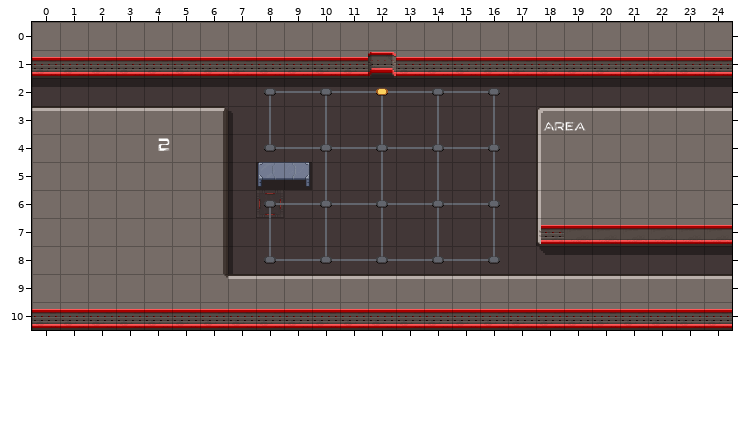
An edit to a level. Tiled map, cocos/Code/assets/resources/map/map_3-1-E-2.tmx. The picture above was drawn from the file before the commit.
Cells are 32x32 px. Shown: x 0..24, y 0..10.
And afterwards:
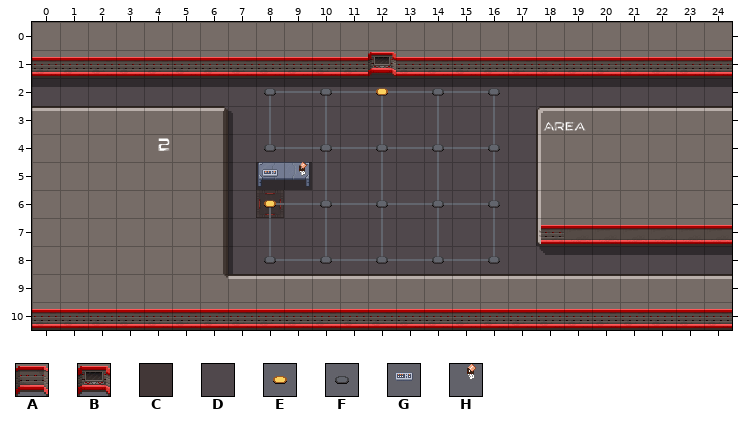
Key: from "alien_spaceship_tileset2": A 2, B 112, C 140, D 150, E 157, F 167; from "scifi_items": G 51, H 62.
_ is an empty cell.
Tiles of an added or newly shown layer are drawn over the layers below it.
From old to new:
Layer "floor":
y 1: x 12 C -> D
y 2: x 0..24 CCCCCCCCCCCCCCCCCCCCCCCCC -> DDDDDDDDDDDDDDDDDDDDDDDDD
y 3..5: x 7..17 CCCCCCCCCCC -> DDDDDDDDDDD
y 6: x 7 C -> D; x 9..17 CCCCCCCCC -> DDDDDDDDD
y 7: x 7..17 CCCCCCCCCCC -> DDDDDDDDDDD
y 8: x 7..24 CCCCCCCCCCCCCCCCCC -> DDDDDDDDDDDDDDDDDD
Layer "wall":
y 1: x 12 A -> B
Layer "point":
y 6: x 8 F -> E
Layer "Tile Layer 8" (added):
y 5: x 8..9 __ -> GH
